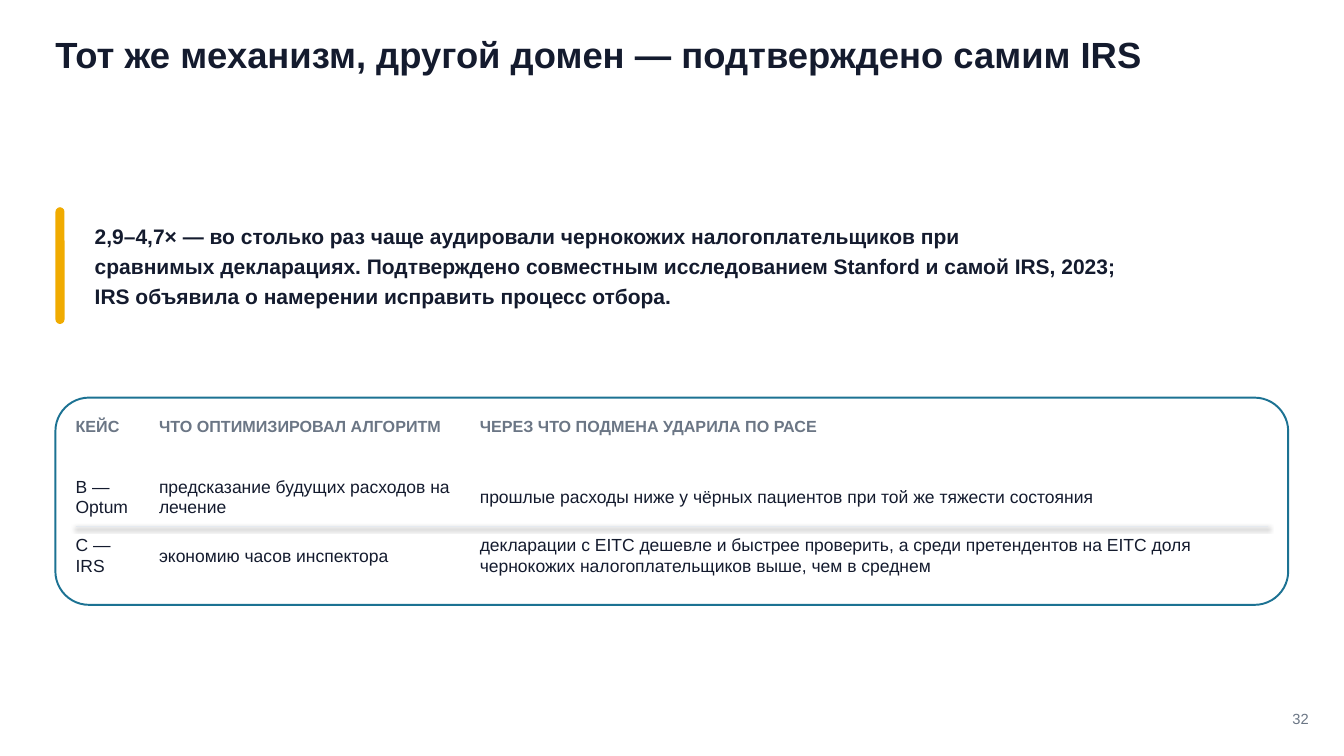
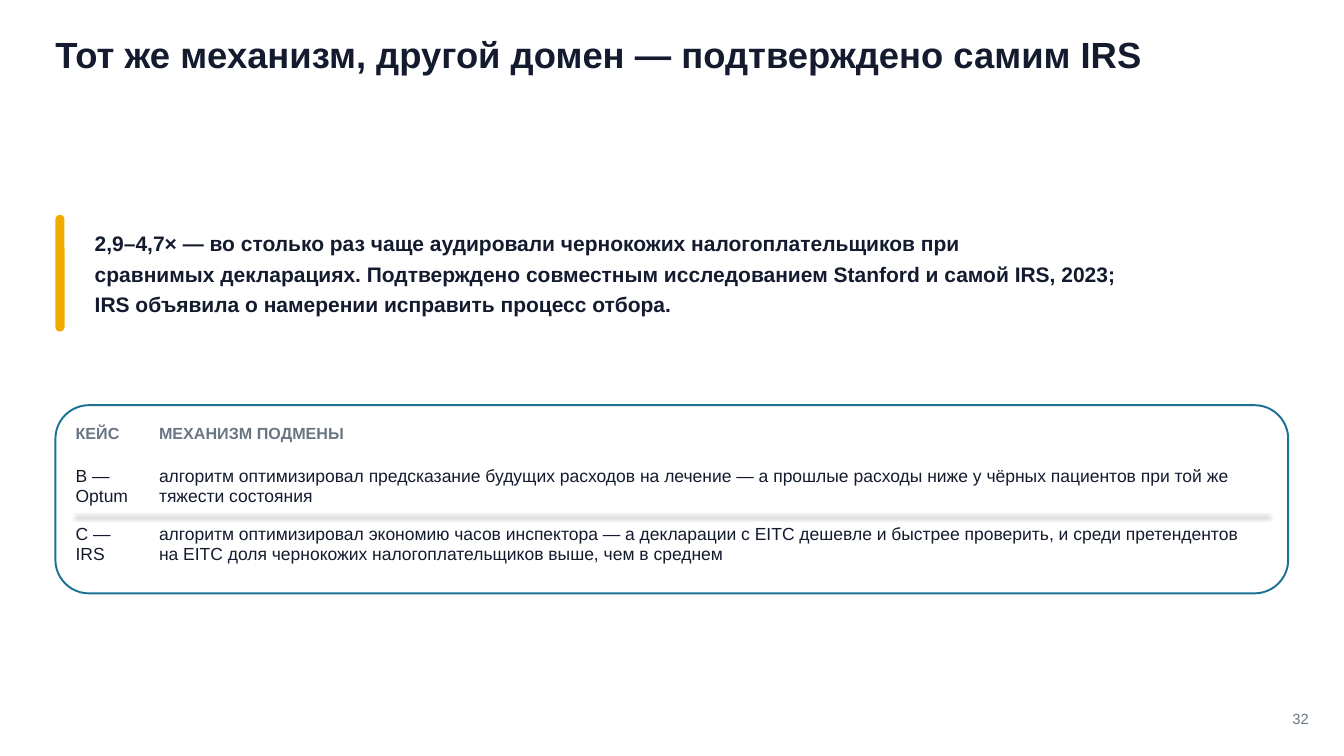
Before and after one commit to tellina-study/AI-usage-lessons, a slide deck: slide 32 of library/seminars/sem-07/rendered/sem-07.pptx. Drawn at 1344x756 pixels with LibreOffice and Linux fonts; fonts in the diff are those of the drawing. Boxes give left, top, right and bottom in pixels: in the first picture for what was removed or moved away, otherwise in the second. Text is boxed around its words. In the diff, an @@ line names an element or a change of style, - is before the commit and + after.

```diff
--- a/library/seminars/sem-07/rendered/sem-07.pptx
+++ b/library/seminars/sem-07/rendered/sem-07.pptx
@@ rounded rectangle: place and size @@
-rounded rectangle at bbox=[55, 208, 65, 325]
+rounded rectangle at bbox=[55, 215, 65, 332]
@@ text "2,9–4,7× — во столько раз ...": place and size @@
-text "2,9–4,7× — во столько раз ..." at bbox=[95, 229, 1115, 309]
+text "2,9–4,7× — во столько раз ..." at bbox=[95, 236, 1115, 316]
@@ rounded rectangle: place and size @@
-rounded rectangle at bbox=[55, 397, 1289, 605]
+rounded rectangle at bbox=[55, 405, 1289, 594]
@@ rounded rectangle at bbox=[55, 405, 1289, 594]: proportions changed @@
@@ text "КЕЙС": place and size @@
-text "КЕЙС" at bbox=[76, 419, 120, 432]
+text "КЕЙС" at bbox=[76, 426, 120, 439]
@@ text removed at bbox=[159, 421, 441, 432] @@
-ЧТО ОПТИМИЗИРОВАЛ АЛГОРИТМ
@@ text added at bbox=[159, 428, 344, 442], 11.5 pt, text #6B7685, bold @@
+МЕХАНИЗМ ПОДМЕНЫ
@@ text removed at bbox=[480, 421, 817, 435] @@
-ЧЕРЕЗ ЧТО ПОДМЕНА УДАРИЛА ПО РАСЕ
@@ text at bbox=[159, 469, 1228, 502]: text changed @@
-прошлые расходы ниже у чёрных пациентов при той же тяжести состояния
+алгоритм оптимизировал предсказание будущих расходов на лечение — а прошлые расходы ниже у чёрных пациентов при той же тяжести состояния
@@ text removed at bbox=[159, 480, 449, 513] @@
-предсказание будущих расходов на лечение
@@ 2 texts, 1 line: place and size @@
-2 texts, 1 line at bbox=[76, 481, 1268, 572]
+2 texts, 1 line at bbox=[76, 470, 1268, 560]
@@ text at bbox=[159, 527, 1238, 564]: text changed @@
-декларации с EITC дешевле и быстрее проверить, а среди претендентов на EITC доля чернокожих налогоплательщиков выше, чем в среднем
+алгоритм оптимизировал экономию часов инспектора — а декларации с EITC дешевле и быстрее проверить, и среди претендентов на EITC доля чернокожих налогоплательщиков выше, чем в среднем
@@ text removed at bbox=[159, 552, 388, 566] @@
-экономию часов инспектора
```
Also in this commit, not shown: 11 other slides changed, 42 other files.
